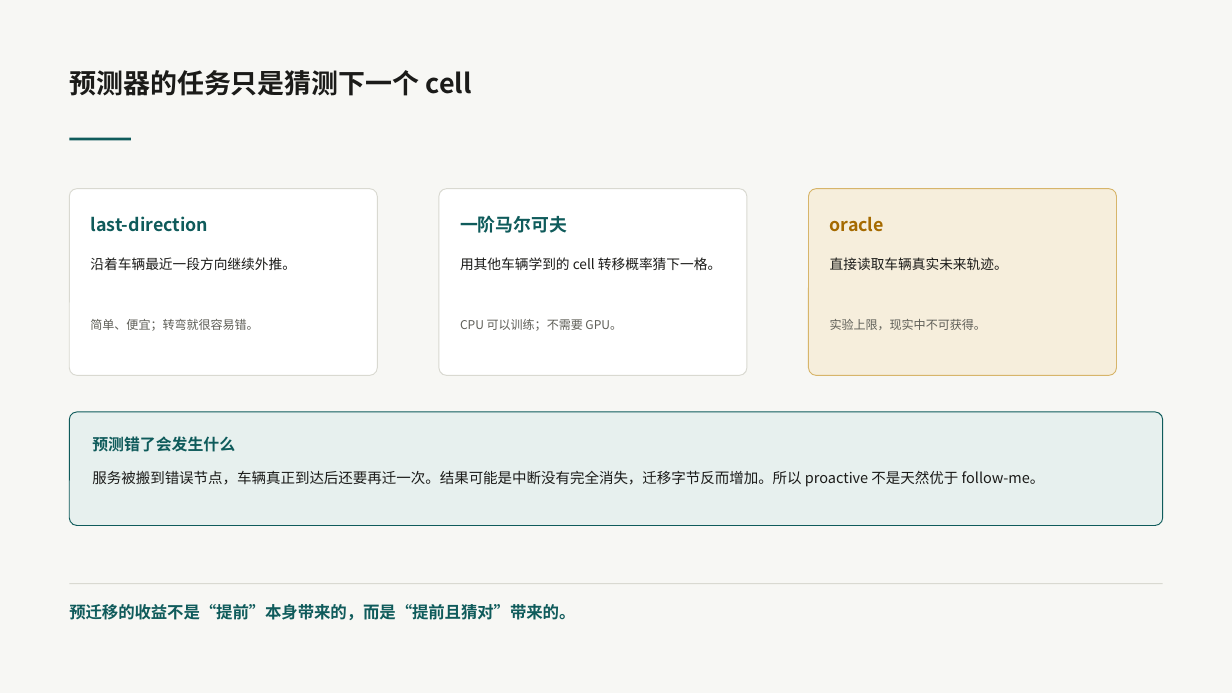
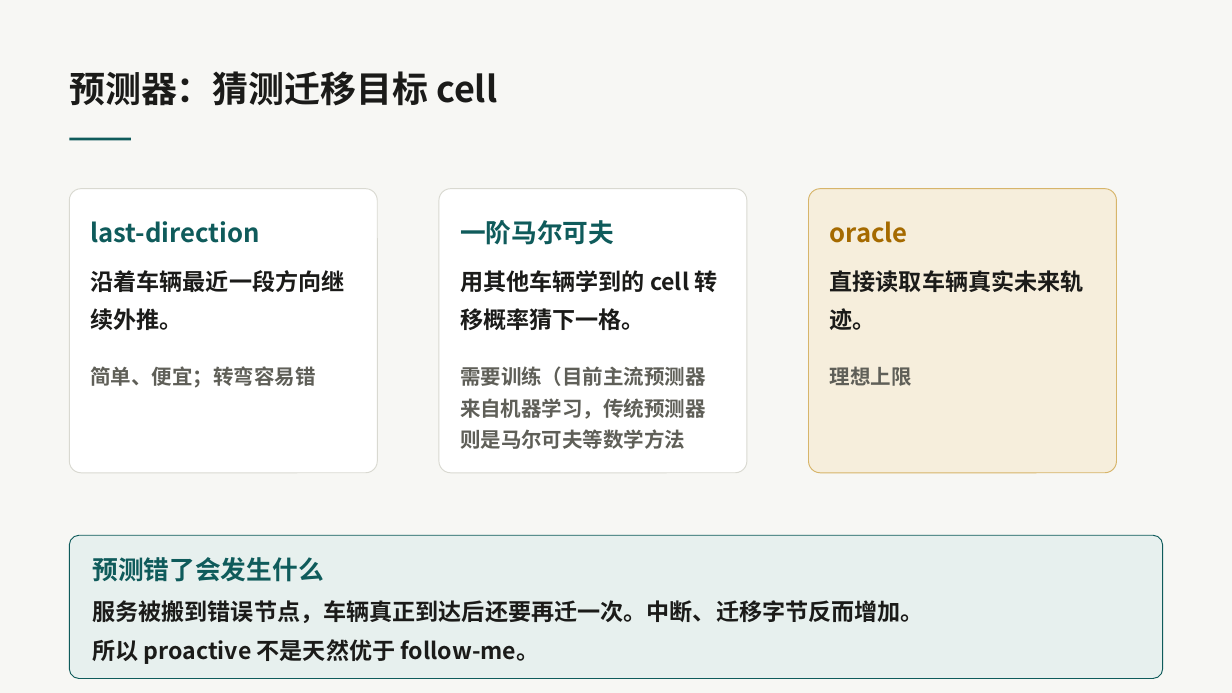
Before and after one commit to KaguraNia/MyEdgeSimPy, a slide deck: slide 20 of output/presentation/移动服务状态迁移.pptx (slide 18 before the commit). Drawn at 1232x693 pixels with LibreOffice and Linux fonts; fonts in the diff are those of the drawing. Boxes give left, top, right and bottom in pixels: in the first picture for what was removed or moved away, otherwise in the second. Text is boxed around its words. In the diff, an @@ line names an element or a change of style, - is before the commit and + after.

```diff
--- a/output/presentation/移动服务状态迁移.pptx
+++ b/output/presentation/移动服务状态迁移.pptx
@@ text at [69,71,497,106]: text changed; size 21 to 28 pt @@
-预测器的任务只是猜测下一个 cell
+预测器：猜测迁移目标 cell
@@ rounded rectangle: place and size @@
-rounded rectangle at [69,189,377,375]
+rounded rectangle at [69,189,377,473]
@@ rounded rectangle: place and size @@
-rounded rectangle at [439,189,747,375]
+rounded rectangle at [439,189,747,473]
@@ rounded rectangle: place and size @@
-rounded rectangle at [809,189,1116,375]
+rounded rectangle at [809,189,1116,473]
@@ size 13.9 to 20 pt in 3 elements at [90,221,259,243], [460,220,614,245], [830,221,908,243] @@
@@ 3 texts: place and size @@
-3 texts at [90,257,1008,270]
+3 texts at [90,270,1084,330]
@@ size 10.7 to 18 pt, bold on in 3 elements at [90,270,344,330], [460,270,718,330], [830,270,1084,330] @@
@@ text at [90,366,315,388]: text changed; size 9.4 to 16 pt; bold on @@
-简单、便宜；转弯就很容易错。
+简单、便宜；转弯容易错
@@ text at [460,366,706,449]: text changed; size 9.4 to 16 pt; bold on @@
-CPU 可以训练；不需要 GPU。
+需要训练（目前主流预测器来自机器学习，传统预测器则是马尔可夫等数学方法
@@ text at [830,366,912,386]: text changed; size 9.4 to 16 pt; bold on @@
-实验上限，现实中不可获得。
+理想上限
@@ rounded rectangle: place and size @@
-rounded rectangle at [69,412,1163,526]
+rounded rectangle at [69,535,1163,678]
@@ text "预测错了会发生什么": place and size @@
-text "预测错了会发生什么" at [92,436,235,452]
+text "预测错了会发生什么" at [92,557,323,582]
@@ text "预测错了会发生什么" at [92,557,323,582]: size 12.4 to 20 pt @@
@@ rectangle removed at [69,583,1163,584] @@
@@ text removed at [69,604,575,620] @@
-预迁移的收益不是“提前”本身带来的，而是“提前且猜对”带来的。
@@ text at [92,600,924,664]: text changed; size 11.2 to 18 pt; bold on @@
-服务被搬到错误节点，车辆真正到达后还要再迁一次。结果可能是中断没有完全消失，迁移字节反而增加。所以 proactive 不是天然优于 follow-me。
+服务被搬到错误节点，车辆真正到达后还要再迁一次。中断、迁移字节反而增加。
+所以 proactive 不是天然优于 follow-me。
```
Also in this commit, not shown: 15 other slides changed, 2 slides added, 2 slides removed, 23 other files.
